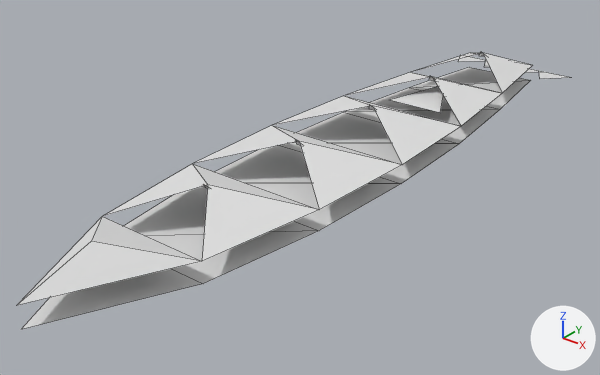
Two versions of the OBJ model GameData/Meshes/Designs/vesper/vesper_cruiser_spear_59.obj, one commit apart.
Camera for both pictures: a 50 mm camera at (9.21, -14.07, 6.97) aimed at (-0.45, -1.99, -0.51). The axes (+X, +Y, +Z) are drawn at lower right. The lights are the same throughout. The older version comes first. Mesh edges are drawn as thin lines. Where no turn or scale is listed for an object, it has been applied to the vertices. Vertices at exactly the same position are counted once.

In view in the first picture: 'vesper_cruiser_spear_59'.
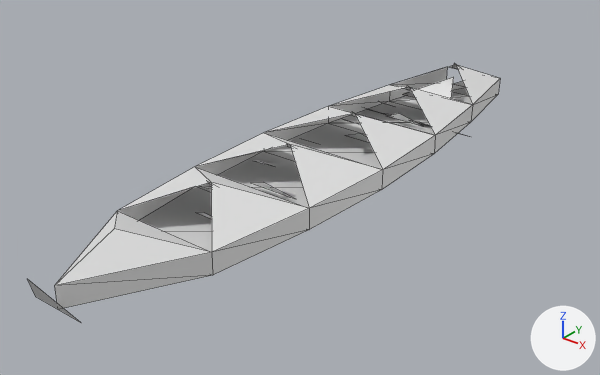
What differs and where, as boxes [x1, y1, x2, y2] in the pictures (600 x 375 px; the box of a moved part takes in the faces that stretch with it):
'vesper_cruiser_spear_59', reshaped (15% narrower, 6% shorter)
    before: [16, 51, 571, 329]
    after: [28, 63, 500, 323]
part 1 of me_vesper_cruiser_spear_59, rebuilt (14% narrower)
    before: [16, 53, 533, 306]
    after: [54, 65, 500, 308]
part 2 of me_vesper_cruiser_spear_59, rebuilt
    before: [390, 86, 443, 113]
    after: [404, 77, 454, 99]
part 3 of me_vesper_cruiser_spear_59, deleted
    before: [458, 55, 486, 62]
part 4 of me_vesper_cruiser_spear_59, deleted
    before: [539, 71, 571, 79]
part 5 of me_vesper_cruiser_spear_59, moved or reshaped
    before: [21, 67, 531, 329]
    after: [28, 81, 469, 323]

Diff of the bpy script that builds the scene:
```diff
--- a/GameData/Meshes/Designs/vesper/vesper_cruiser_spear_59.obj.py
+++ b/GameData/Meshes/Designs/vesper/vesper_cruiser_spear_59.obj.py
@@ me_vesper_cruiser_spear_59 @@
 # used by ob_vesper_cruiser_spear_59; location = (0.0, 0.0, 0.0)
-me_vesper_cruiser_spear_59.from_pydata(...)  # 62 vertices, 39 faces; spans x -1.6..1.6, y -8.9..6.9, z 0.0..0.9
+me_vesper_cruiser_spear_59.from_pydata(...)  # 101 vertices, 76 faces; spans x -1.6..1.6, y -8.7..4.7, z 0.0..0.9
+# me_vesper_cruiser_spear_59 part 1: the loose piece of 19 vertices spanning x -1.6..1.6, y -8.9..6.0, z 0.4..0.8 is rebuilt with 32 vertices and now spans x -1.5..1.5, y -8.3..4.4, z 0.0..0.9
+# me_vesper_cruiser_spear_59 part 2: the loose piece of 3 vertices spanning x -0.7..0.7, y 1.6..3.0, z 0.3..0.5 is rebuilt with 3 vertices and now spans x -0.7..0.7, y 2.2..3.4, z 0.3..0.6
+# me_vesper_cruiser_spear_59 part 3: the loose piece of 3 vertices spanning x -1.6..-0.7, y 5.9..6.9, z 0.0..0.1 is deleted
+# me_vesper_cruiser_spear_59 part 4: the loose piece of 3 vertices spanning x 0.7..1.6, y 5.9..6.9, z 0.0..0.1 is deleted
+# me_vesper_cruiser_spear_59 part 5
+# 13 vertices are removed from x -1.6..1.6, y -8.9..6.0, z 0.0
+# 11 faces are deleted
+# 45 vertices are added at x -1.6..1.6, y -8.7..4.7, z 0.0..0.9
+# 15 new faces join them
+# other edits to the shape of me_vesper_cruiser_spear_59 do not show in these pictures
```
